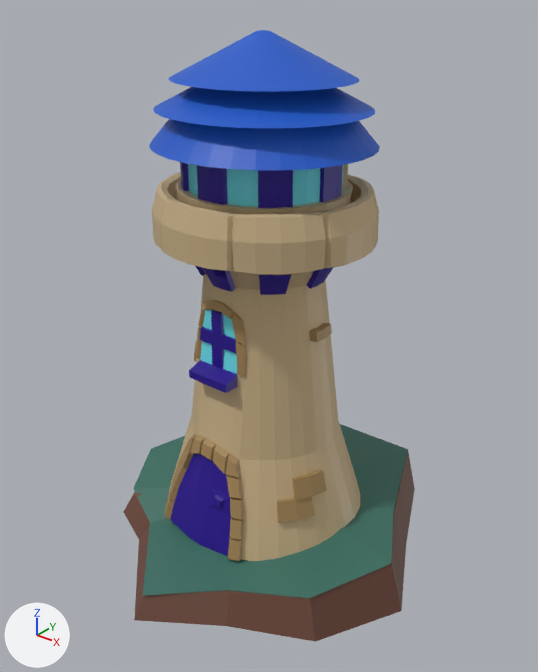
Before and after pictures for a commit that changed the FBX model Assets/FBX/kale_su.fbx.
Rendered twice from a 50 mm lens placed at (5.86, -7.06, 5.37), pointed at (0.33, -0.16, 1.09). The axes (+X, +Y, +Z) are drawn at lower left. The lights are the same throughout. Where no turn or scale is listed for an object, it has been applied to the vertices.
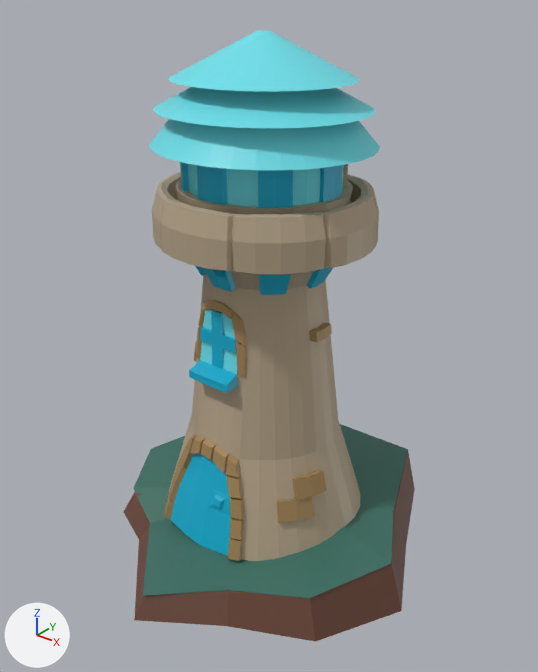
The newer file is also turned or shifted as a whole; pictures and numbers use the older file's frame.

Pixel boxes (x1, y1, x2, y2) of what changed, in the pictures (538 x 672 px):
part 1 of me_cylinder_006, recoloured: (152, 164, 379, 561) in both
part 2 of me_cylinder_006, recoloured (blue to cyan): (149, 30, 380, 170) in both
part 3 of me_cylinder_006, recoloured (blue to cyan): (170, 162, 343, 556) in both

The edits, one by one:
Material 'Material.001' (mat_material_001) is new.
Its base color is (0.464, 0.37, 0.25) (beige #b5a489).
Material 'Material.015' (mat_material_015) is new.
Its base color is (0.0, 0.424, 0.635) (cyan #00aed1).
me_cylinder_006 has 1604 vertices, 1583 faces and spans x -1.49..1.5, y -1.34..1.48, z -3.97..2.52.
me_cylinder_006 is used by ob_cylinder_005; location (0.12, -0.07, 2.28).
me_cylinder_006 part 1: all 834 faces that had it switch from mat_material_024 (beige #c8b087) to mat_material_001 (beige #b5a489).
me_cylinder_006 part 2: all 450 faces that had it switch from mat_material_025 (blue #175aca) to mat_material_027 (cyan #6ce1ec).
me_cylinder_006 part 3: all 111 faces that had it switch from mat_material_026 (purple #24008e) to mat_material_015 (cyan #00aed1).
